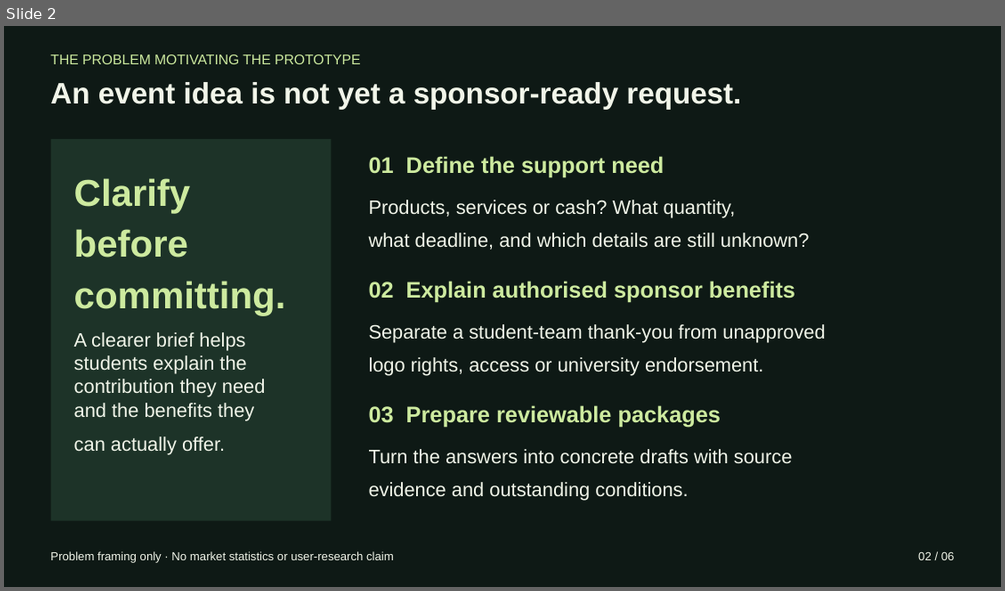
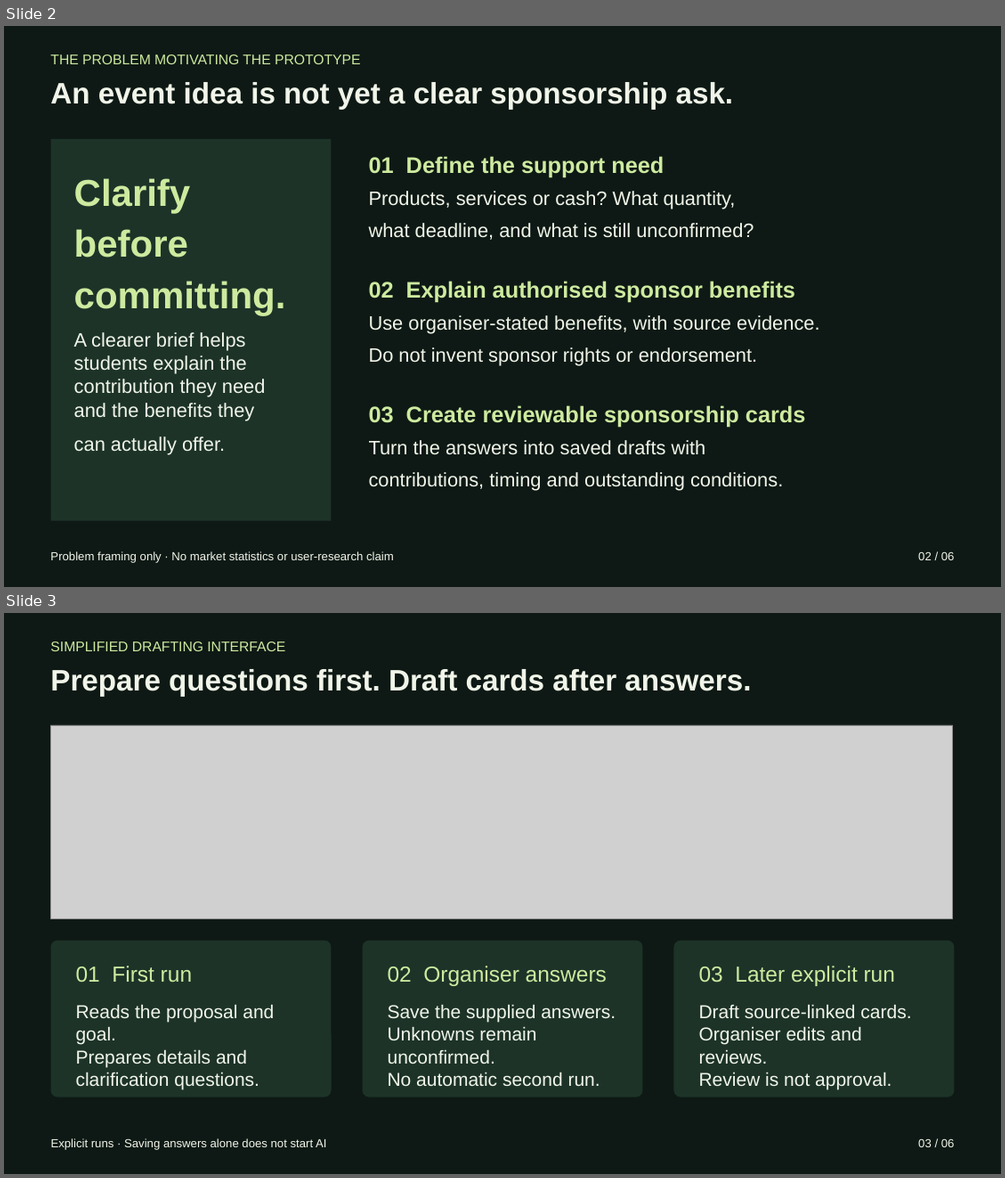
Before and after one commit to ryuhanbin/sponsorbridge-hackathon, a slide deck: slides/SponsorBridge-pitch.pptx. Shown one above the other, each under a label of ours: slide 2 before the commit, slides 2 and 3 after it. The pictures are 1005x591 and 1005x1178 pixels, drawn with LibreOffice and Linux fonts; fonts in the diff are those of the drawing; grey boxes stand for pictures. Boxes give left, top, right and bottom in pixels: in the first picture for what was removed or moved away, otherwise in the second. Text is boxed around its words. In the diff, an @@ line names an element or a change of style, - is before the commit and + after.

Commit message:
Update pitch deck with current AI drafting flow

```diff
--- a/slides/SponsorBridge-pitch.pptx
+++ b/slides/SponsorBridge-pitch.pptx
@@ slide 3 added at bbox=[4, 613, 1001, 1174], background #FFFFFF @@
@@ rectangle added at bbox=[4, 613, 1001, 1174], fill #0E1915 @@
@@ text added at bbox=[50, 641, 285, 651], 13.5 pt, text #CDEA9F @@
+SIMPLIFIED DRAFTING INTERFACE
@@ text added at bbox=[50, 669, 751, 696], 28.5 pt, text #F1F5E9, bold @@
+Prepare questions first. Draft cards after answers.
@@ picture added at bbox=[50, 725, 952, 918] @@
@@ rounded rectangle added at bbox=[50, 941, 331, 1097], fill #1D3328 @@
@@ rounded rectangle added at bbox=[362, 941, 643, 1097], fill #1D3328 @@
@@ rounded rectangle added at bbox=[674, 941, 955, 1097], fill #1D3328 @@
@@ text added at bbox=[76, 965, 192, 982], 21 pt, text #CDEA9F @@
+01 First run
@@ text added at bbox=[388, 965, 607, 986], 21 pt, text #CDEA9F @@
+02 Organiser answers
@@ text added at bbox=[699, 965, 895, 986], 21 pt, text #CDEA9F @@
+03 Later explicit run
@@ text added at bbox=[76, 1004, 274, 1089], 18 pt, text #F1F5E9 @@
+Reads the proposal and goal.
+Prepares details and
+clarification questions.
@@ text added at bbox=[388, 1004, 615, 1086], 18 pt, text #F1F5E9 @@
+Save the supplied answers.
+Unknowns remain unconfirmed.
+No automatic second run.
@@ text added at bbox=[699, 1004, 911, 1089], 18 pt, text #F1F5E9 @@
+Draft source-linked cards.
+Organiser edits and reviews.
+Review is not approval.
@@ text added at bbox=[51, 1138, 326, 1150], 11.2 pt, text #F1F5E9 @@
+Explicit runs · Saving answers alone does not start AI
@@ text added at bbox=[918, 1138, 955, 1147], 11.2 pt, text #F1F5E9 @@
+03 / 06
@@ slide 2 changed as well @@
@@ text at bbox=[50, 82, 734, 109]: text changed @@
-An event idea is not yet a sponsor-ready request.
+An event idea is not yet a clear sponsorship ask.
@@ text at bbox=[369, 191, 753, 240]: text changed @@
-Products, services or cash? What quantity,
-what deadline, and which details are still unknown?
+Products, services or cash? What quantity,
+what deadline, and what is still unconfirmed?
@@ text at bbox=[369, 315, 819, 366]: text changed @@
-Separate a student-team thank-you from unapproved
-logo rights, access or university endorsement.
+Use organiser-stated benefits, with source evidence.
+Do not invent sponsor rights or endorsement.
@@ text at bbox=[369, 405, 806, 426]: text changed @@
-03 Prepare reviewable packages
+03 Create reviewable sponsorship cards
@@ text at bbox=[369, 440, 783, 491]: text changed @@
-Turn the answers into concrete drafts with source
-evidence and outstanding conditions.
+Turn the answers into saved drafts with
+contributions, timing and outstanding conditions.
```
Also in this commit, not shown: 3 other slides changed, 1 other slide added, 2 slides removed.
